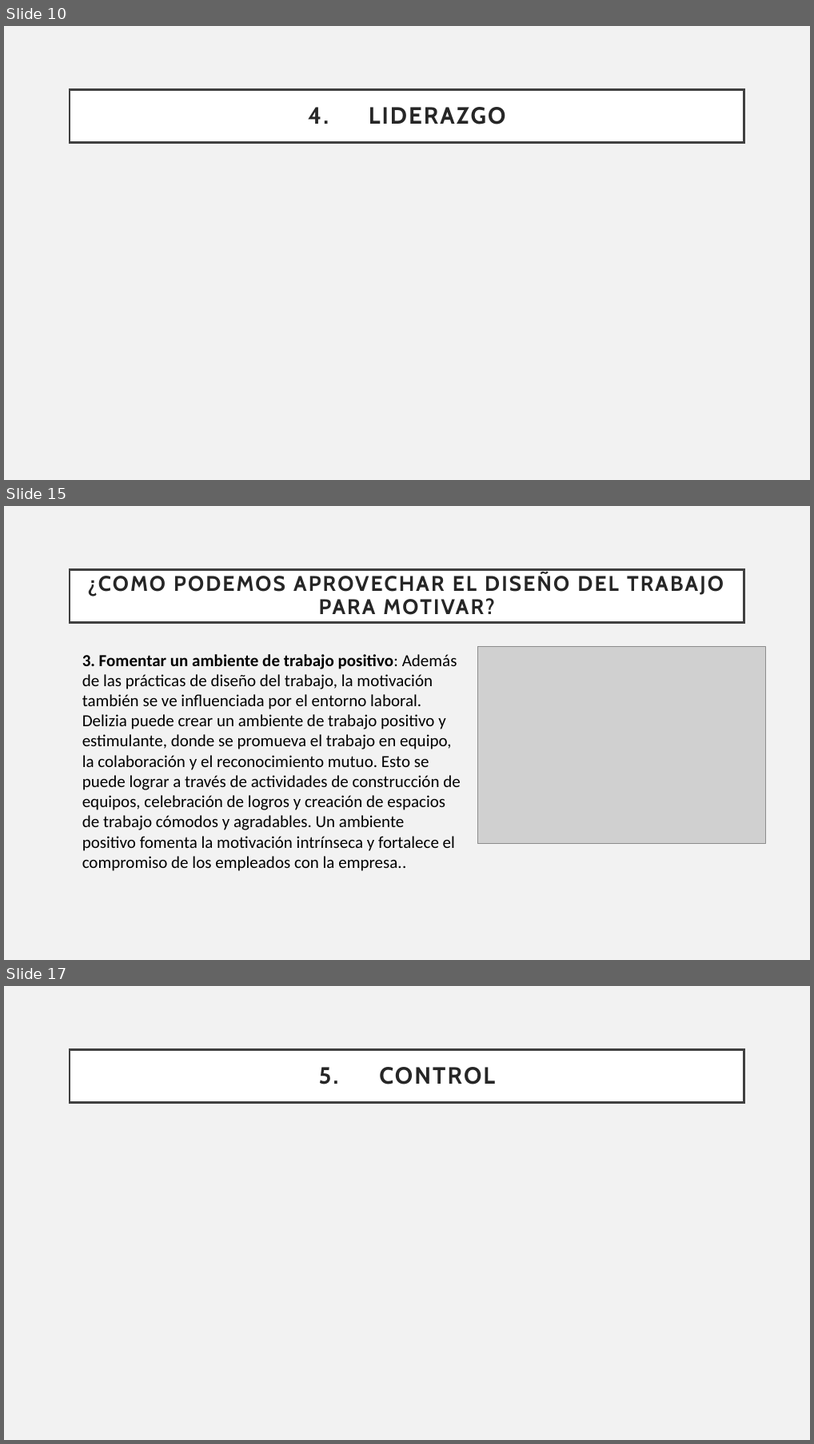
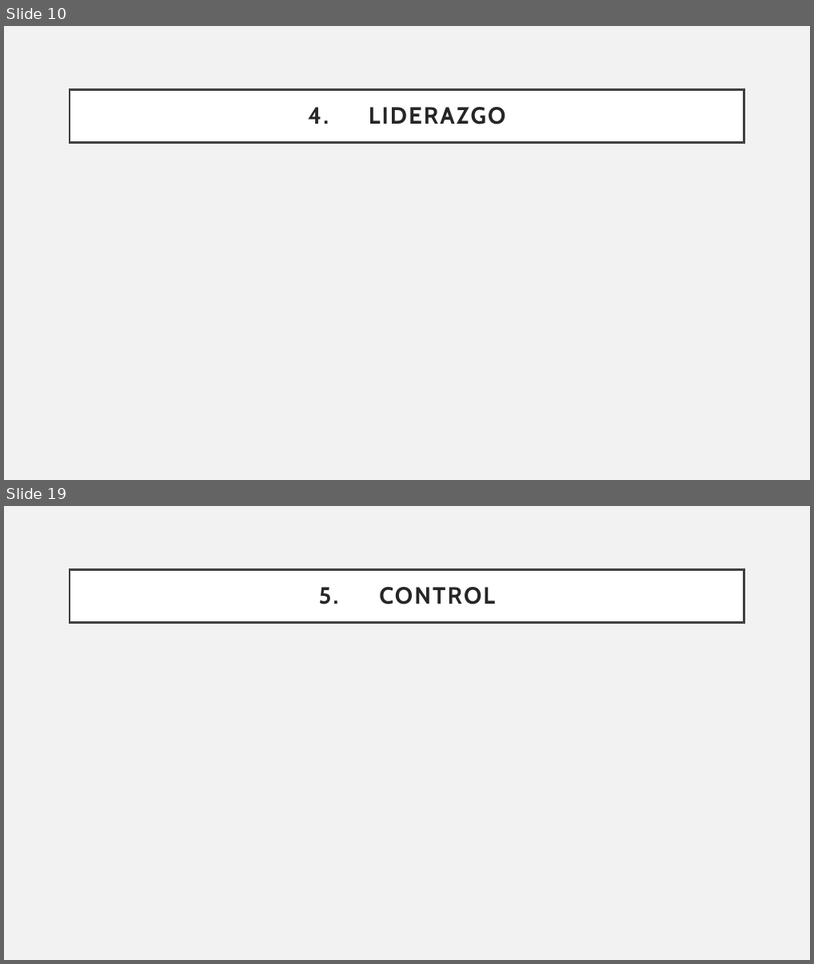
Before and after one commit to Sstrmn1/presentacionAdministracion, a slide deck: Presentacion - Exposicion.pptx. Shown one above the other, each under a label of ours: slides 10, 15 and 17 before the commit, slides 10 and 19 after it; the slides between them are not shown. The pictures are 814x1444 and 814x964 pixels, drawn with LibreOffice and Linux fonts; fonts in the diff are those of the drawing; grey boxes stand for pictures. Boxes give left, top, right and bottom in pixels: in the first picture for what was removed or moved away, otherwise in the second. Text is boxed around its words. In the diff, an @@ line names an element or a change of style, - is before the commit and + after.

```diff
--- a/Presentacion - Exposicion.pptx
+++ b/Presentacion - Exposicion.pptx
@@ slide 15 removed at bbox=[4, 506, 810, 960], background #F2F2F2 @@
@@ title removed at bbox=[70, 569, 745, 622] @@
-¿COMO PODEMOS APROVECHAR EL DISEÑO DEL TRABAJO PARA MOTIVAR?
@@ picture removed at bbox=[478, 646, 766, 844] @@
@@ text removed at bbox=[82, 654, 460, 871] @@
-3. Fomentar un ambiente de trabajo positivo: Además de las prácticas de diseño del trabajo, la motivación también se ve influenciada por el entorno laboral. Delizia puede crear un ambiente de trabajo positivo y estimulante, donde se promueva el trabajo en equipo, la colaboración y el reconocimiento mutuo. Esto se puede lograr a través de actividades de construcción de equipos, celebración de logros y creación de espacios de trabajo cómodos y agradables. Un ambiente positivo fomenta la motivación intrínseca y fortalece el compromiso de los empleados con la empresa..
@@ what was slide 17 is now slide 19 @@
```
Also in this commit, not shown: 1 slide changed, 7 slides added, 4 other slides removed.
